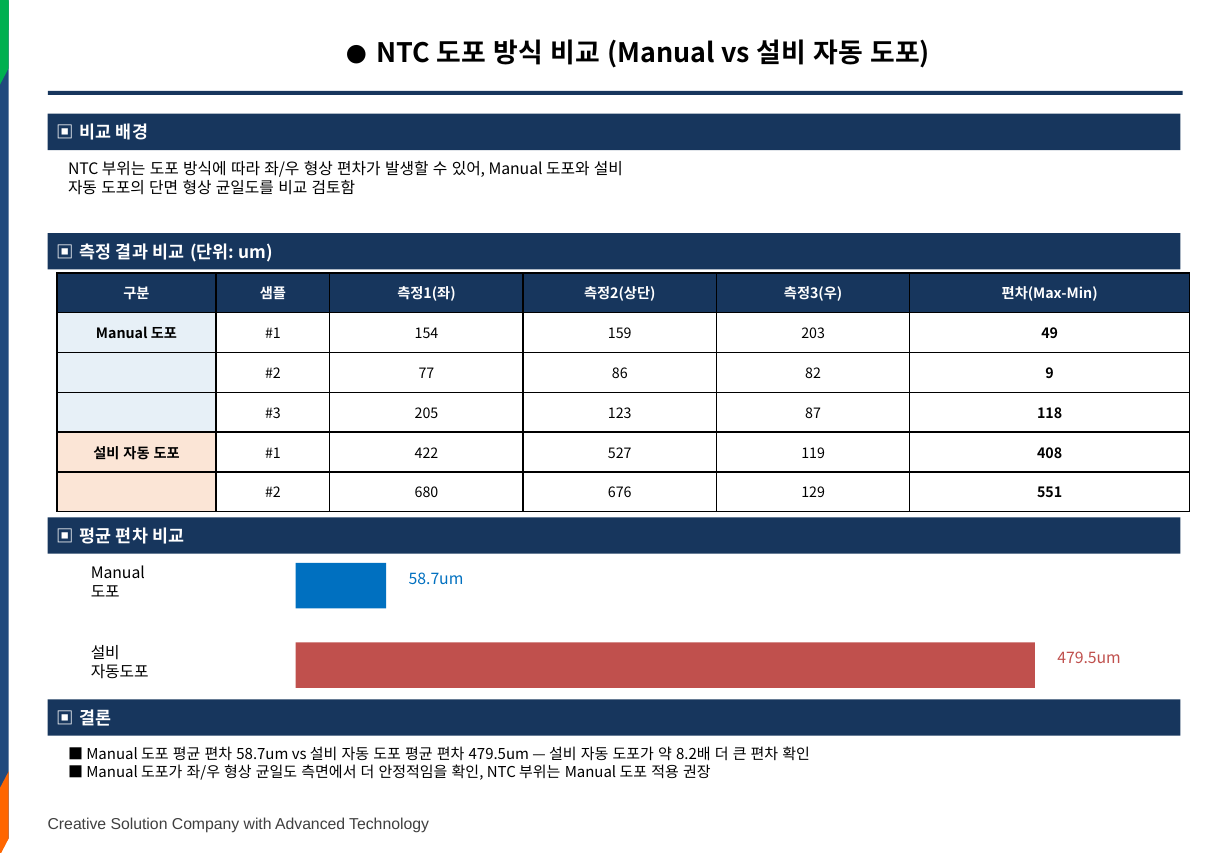
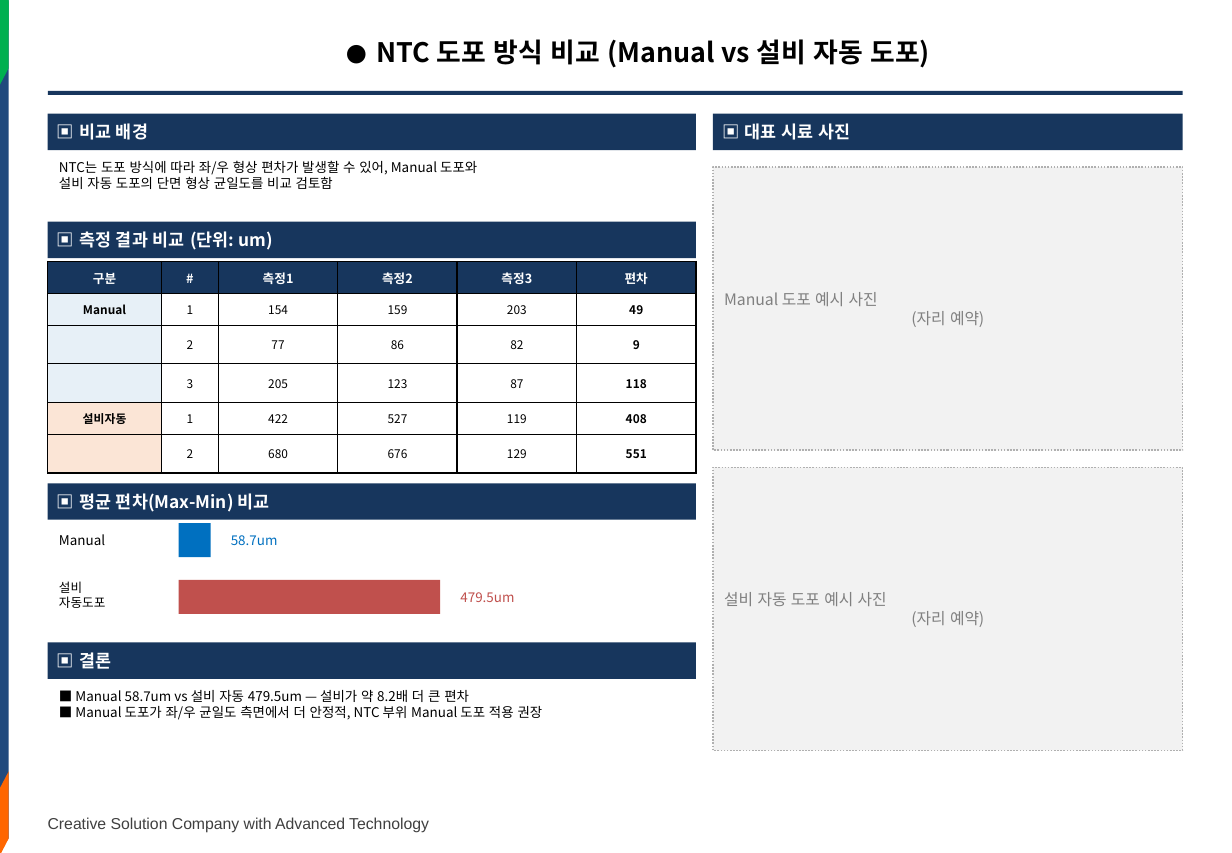
Before and after one commit to hyunsun901219/kingbambbang, a slide deck: slide 7 of docs/SX3K-코팅섹션-분석결과.pptx. Drawn at 1232x853 pixels with LibreOffice and Linux fonts; fonts in the diff are those of the drawing; background and template pictures are left out. Boxes give left, top, right and bottom in pixels: in the first picture for what was removed or moved away, otherwise in the second. Text is boxed around its words. In the diff, an @@ line names an element or a change of style, - is before the commit and + after.

```diff
--- a/docs/SX3K-코팅섹션-분석결과.pptx
+++ b/docs/SX3K-코팅섹션-분석결과.pptx
@@ rectangle "▣ 비교 배경": place and size @@
-rectangle "▣ 비교 배경" at box(48, 114, 1181, 150)
+rectangle "▣ 비교 배경" at box(48, 114, 696, 150)
@@ rectangle added at box(713, 114, 1183, 150), fill #17365D, 11 pt, text #FFFFFF, bold @@
+▣ 대표 시료 사진
@@ text at box(59, 160, 477, 189): text changed; size 10 to 8.5 pt @@
-NTC 부위는 도포 방식에 따라 좌/우 형상 편차가 발생할 수 있어, Manual 도포와 설비
-자동 도포의 단면 형상 균일도를 비교 검토함
+NTC는 도포 방식에 따라 좌/우 형상 편차가 발생할 수 있어, Manual 도포와
+설비 자동 도포의 단면 형상 균일도를 비교 검토함
@@ rectangle added at box(713, 167, 1183, 450), fill #F2F2F2, outline #B0B0B0 1 pt dashed, 10 pt, text #808080 @@
+Manual 도포 예시 사진
+(자리 예약)
@@ rectangle "▣ 측정 결과 비교 (단위: ...": place and size @@
-rectangle "▣ 측정 결과 비교 (단위: ..." at box(48, 233, 1181, 270)
+rectangle "▣ 측정 결과 비교 (단위: ..." at box(48, 222, 696, 258)
@@ table at box(48, 262, 696, 462) @@
-row 1: 구분 | 샘플 | 측정1(좌) | 측정2(상단) | 측정3(우) | 편차(Max-Min)
+row 1: 구분 | # | 측정1 | 측정2 | 측정3 | 편차
-row 2, column 1: Manual 도포
+row 2, column 1: Manual
-row 2, column 2: #1
+row 2, column 2: 1
-row 3, column 2: #2
+row 3, column 2: 2
-row 4, column 2: #3
+row 4, column 2: 3
-row 5, column 1: 설비 자동 도포
+row 5, column 1: 설비자동
-row 5, column 2: #1
+row 5, column 2: 1
-row 6, column 2: #2
+row 6, column 2: 2
@@ size 9 to 8 pt in "구분" @@
@@ size 9 to 7.5 pt in "154", "159", "203", "49" and 16 more places @@
@@ table: place and size @@
-table at box(57, 273, 1190, 512)
+table at box(48, 262, 696, 462)
@@ rectangle added at box(713, 468, 1183, 751), fill #F2F2F2, outline #B0B0B0 1 pt dashed, 10 pt, text #808080 @@
+설비 자동 도포 예시 사진
+(자리 예약)
@@ rectangle "▣ 평균 편차(Max-Min) 비교": place and size @@
-rectangle "▣ 평균 편차(Max-Min) 비교" at box(48, 518, 1181, 554)
+rectangle "▣ 평균 편차(Max-Min) 비교" at box(48, 483, 696, 520)
@@ text in rectangle at box(79, 493, 270, 512): text changed @@
-▣ 평균 편차 비교
+▣ 평균 편차(Max-Min) 비교
@@ size 10 to 8.5 pt in 3 elements at box(231, 535, 278, 545), box(460, 592, 514, 602), box(59, 534, 105, 545) @@
@@ text "Manual": place and size @@
-text "Manual" at box(91, 565, 145, 597)
+text "Manual" at box(59, 534, 105, 545)
@@ rectangle: place and size @@
-rectangle at box(296, 563, 387, 609)
+rectangle at box(179, 523, 210, 557)
@@ text "58.7um": place and size @@
-text "58.7um" at box(409, 572, 464, 585)
+text "58.7um" at box(231, 535, 278, 545)
@@ text "설비": place and size @@
-text "설비" at box(91, 645, 149, 679)
+text "설비" at box(59, 581, 106, 608)
@@ text "설비" at box(59, 581, 106, 608): size 10 to 8 pt @@
@@ text at box(91, 585, 120, 597): paragraph removed @@
-도포
@@ rectangle: place and size @@
-rectangle at box(296, 643, 1035, 688)
+rectangle at box(179, 580, 440, 614)
@@ text "479.5um": place and size @@
-text "479.5um" at box(1057, 651, 1120, 663)
+text "479.5um" at box(460, 592, 514, 602)
@@ rectangle "▣ 결론": place and size @@
-rectangle "▣ 결론" at box(48, 700, 1181, 736)
+rectangle "▣ 결론" at box(48, 643, 696, 679)
@@ text at box(75, 690, 543, 720): text changed; size 9.5 to 8.5 pt @@
-■ Manual 도포 평균 편차 58.7um vs 설비 자동 도포 평균 편차 479.5um — 설비 자동 도포가 약 8.2배 더 큰 편차 확인
-■ Manual 도포가 좌/우 형상 균일도 측면에서 더 안정적임을 확인, NTC 부위는 Manual 도포 적용 권장
+■ Manual 58.7um vs 설비 자동 479.5um — 설비가 약 8.2배 더 큰 편차
+■ Manual 도포가 좌/우 균일도 측면에서 더 안정적, NTC 부위 Manual 도포 적용 권장
```
Also in this commit, not shown: 3 other slides changed, 1 other file.
